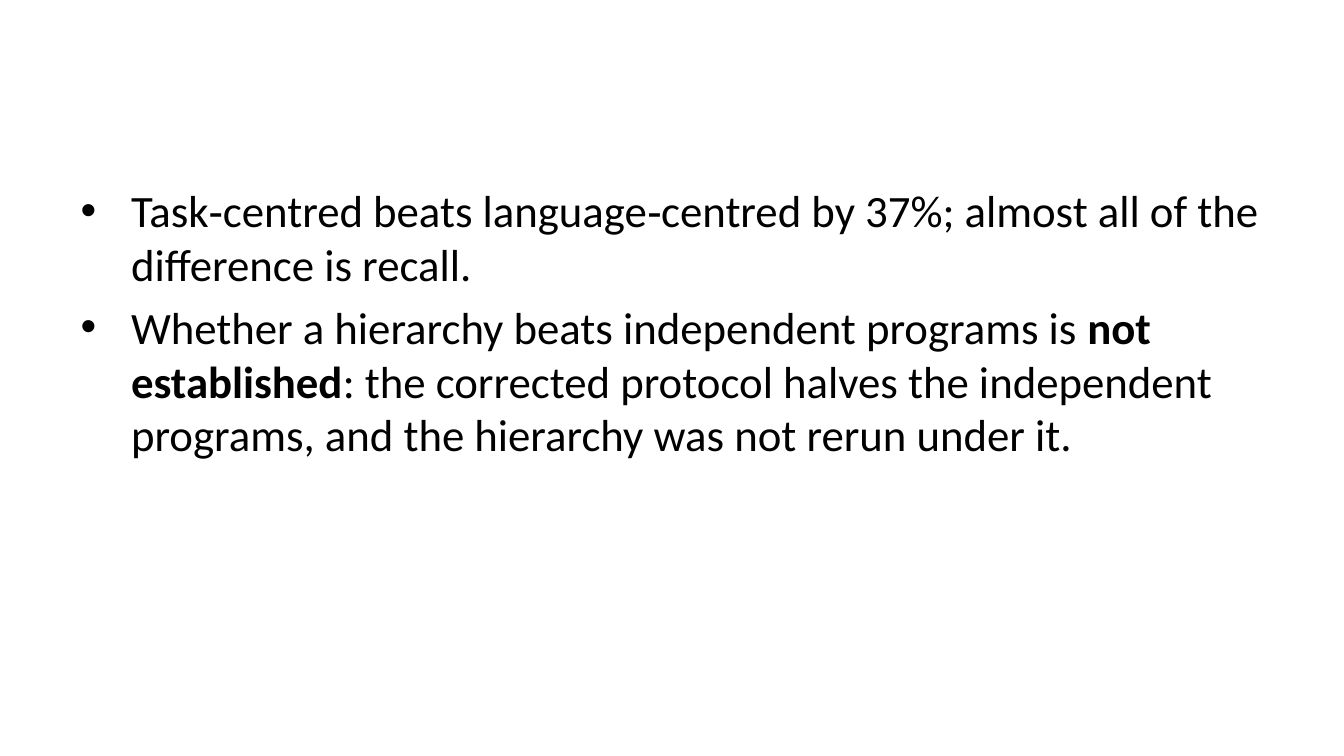
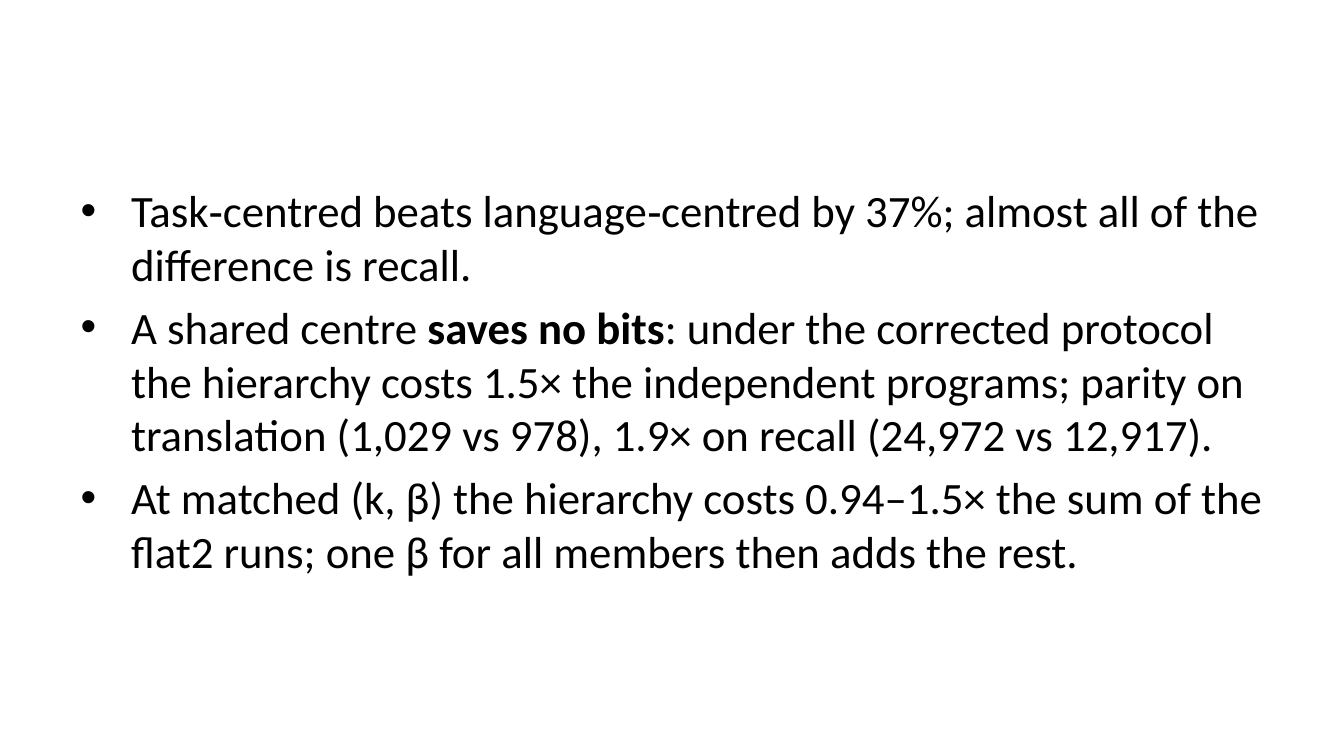
Before and after one commit to sirotenkogeorgii/prefix-programs, a slide deck: slide 11 of slides/slides.pptx. Drawn at 1344x756 pixels with LibreOffice and Linux fonts; fonts in the diff are those of the drawing. Boxes give left, top, right and bottom in pixels: in the first picture for what was removed or moved away, otherwise in the second. Text is boxed around its words. In the diff, an @@ line names an element or a change of style, - is before the commit and + after.

```diff
--- a/slides/slides.pptx
+++ b/slides/slides.pptx
@@ text at (131, 312, 1262, 576): text changed @@
-• Whether a hierarchy beats independent programs is not established: the corrected protocol halves the independent programs, and the hierarchy was not rerun under it.
+• A shared centre saves no bits: under the corrected protocol the hierarchy costs 1.5× the independent programs; parity on translation (1,029 vs 978), 1.9× on recall (24,972 vs 12,917).
+• At matched (k, β) the hierarchy costs 0.94–1.5× the sum of the flat2 runs; one β for all members then adds the rest.
```
Also in this commit, not shown: 3 other slides changed, 20 other files.
